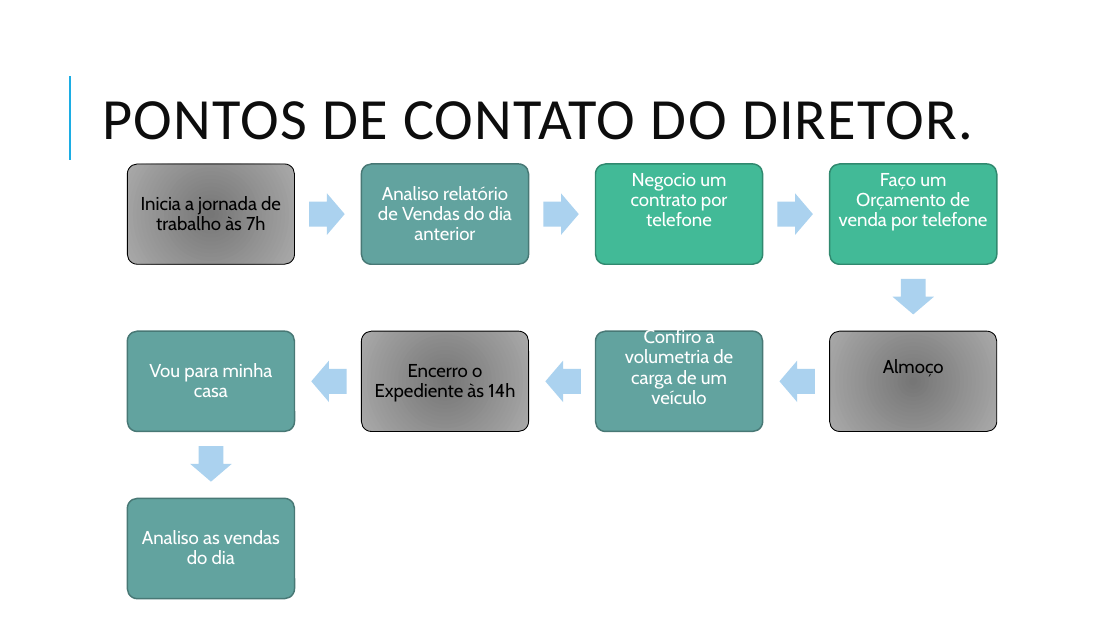
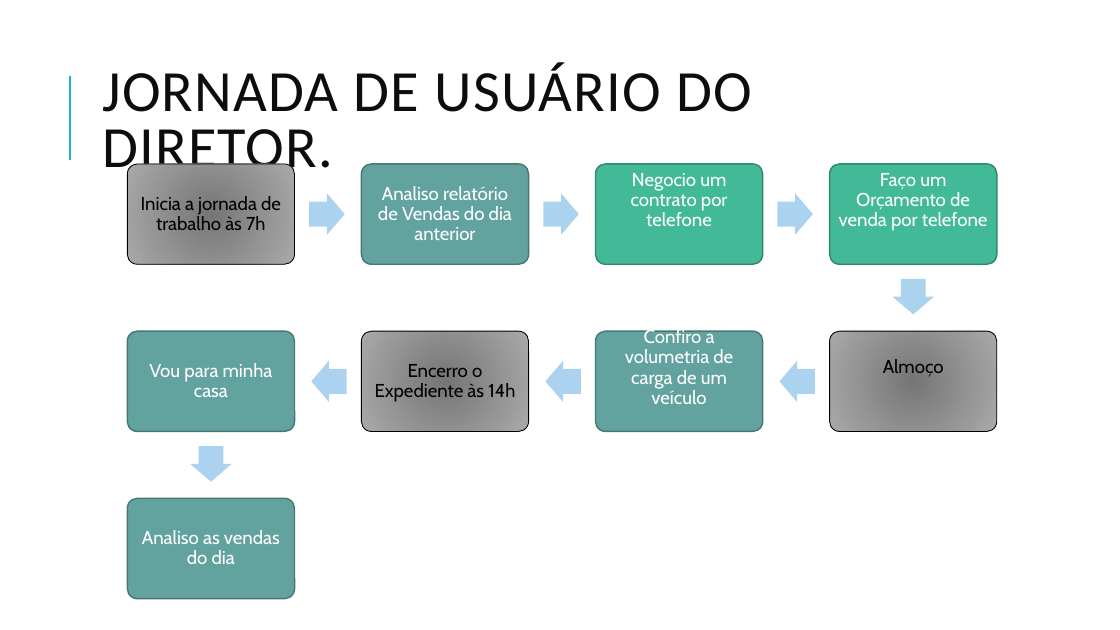
Before and after one commit to allancac/TCC_Desenvolvimento_Web_Full_Stack_2021, a slide deck: slide 7 of PBB – Product Baklog Building.pptx (slide 4 before the commit). Drawn at 1120x630 pixels with LibreOffice and Linux fonts; fonts in the diff are those of the drawing. Boxes give left, top, right and bottom in pixels: in the first picture for what was removed or moved away, otherwise in the second. Text is boxed around its words. In the diff, an @@ line names an element or a change of style, - is before the commit and + after.

```diff
--- a/PBB – Product Baklog Building.pptx
+++ b/PBB – Product Baklog Building.pptx
@@ title at <box>102,63,752,181</box>: text changed @@
-PONTOS DE CONTATO DO DIRETOR.
+JORNADA DE USUÁRIO DO DIRETOR.
```
Also in this commit, not shown: 7 other slides changed, 12 slides added, 5 slides removed, 5 other files.
